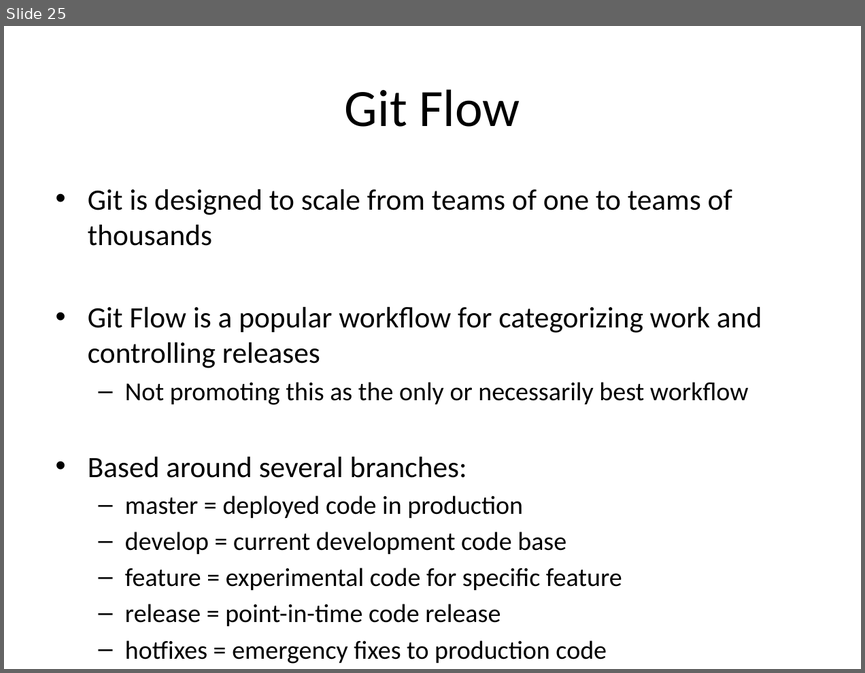
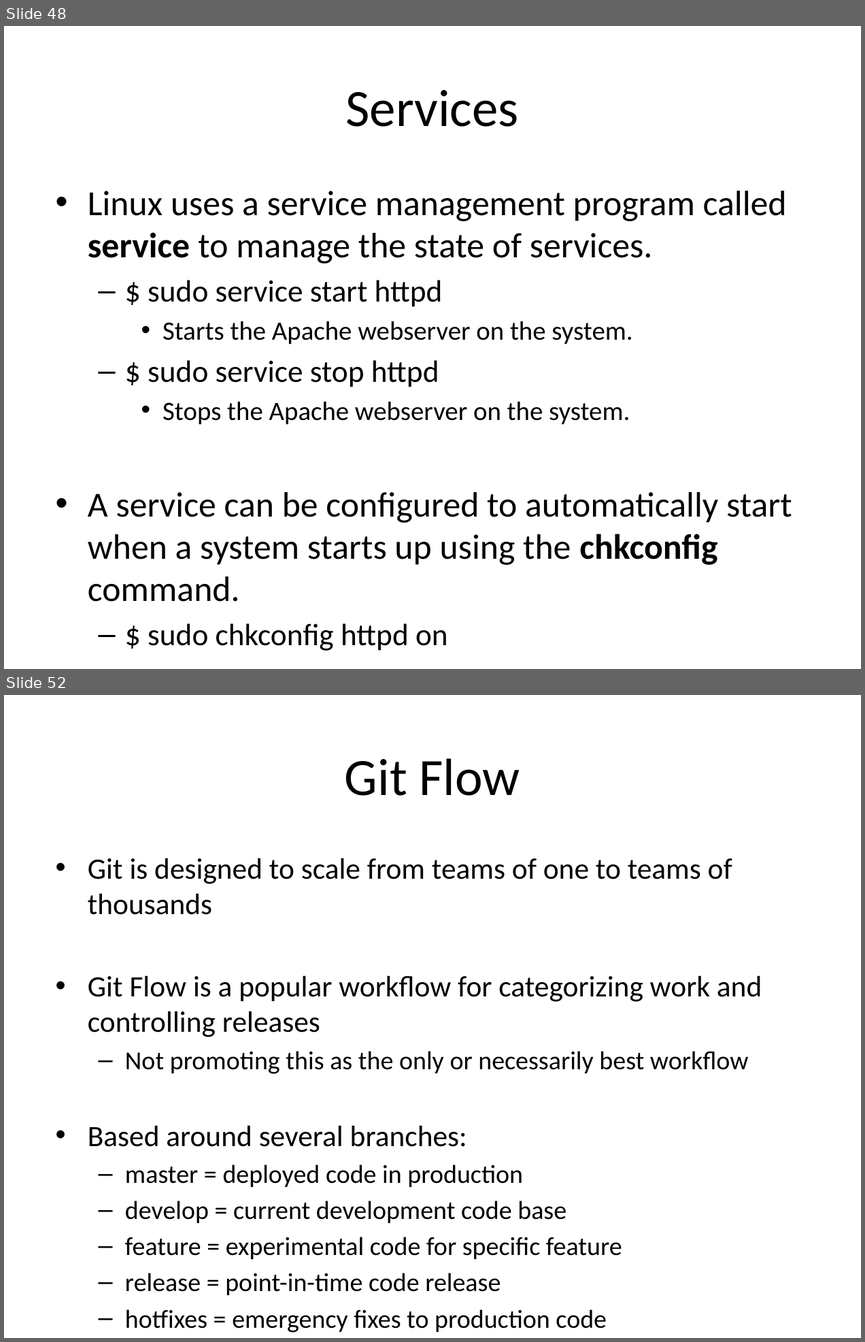
Before and after one commit to jasondbaker/infrastructure-class, a slide deck: lectures/infrastructure-week-2.pptx. Shown one above the other, each under a label of ours: slide 25 before the commit, slides 48 and 52 after it; the slides between them are not shown. The pictures are 865x673 and 865x1342 pixels, drawn with LibreOffice and Linux fonts; fonts in the diff are those of the drawing. Boxes give left, top, right and bottom in pixels: in the first picture for what was removed or moved away, otherwise in the second. Text is boxed around its words. In the diff, an @@ line names an element or a change of style, - is before the commit and + after.

```diff
--- a/lectures/infrastructure-week-2.pptx
+++ b/lectures/infrastructure-week-2.pptx
@@ slide 48 added at box(4, 26, 861, 669), background #FFFFFF @@
@@ title added at box(346, 90, 519, 127), 44 pt, text #000000 @@
+Services
@@ text added at box(88, 191, 792, 601), 29.6 pt, text #000000 @@
+• Linux uses a service management program called service to manage the state of services.
+  – $ sudo service start httpd
+    • Starts the Apache webserver on the system.
+  – $ sudo service stop httpd
+    • Stops the Apache webserver on the system.
+• A service can be configured to automatically start when a system starts up using the chkconfig command.
+  – $ sudo chkconfig httpd on
@@ what was slide 25 is now slide 52 @@
```
Also in this commit, not shown: 3 slides changed, 27 other slides added, 1 slide removed.
